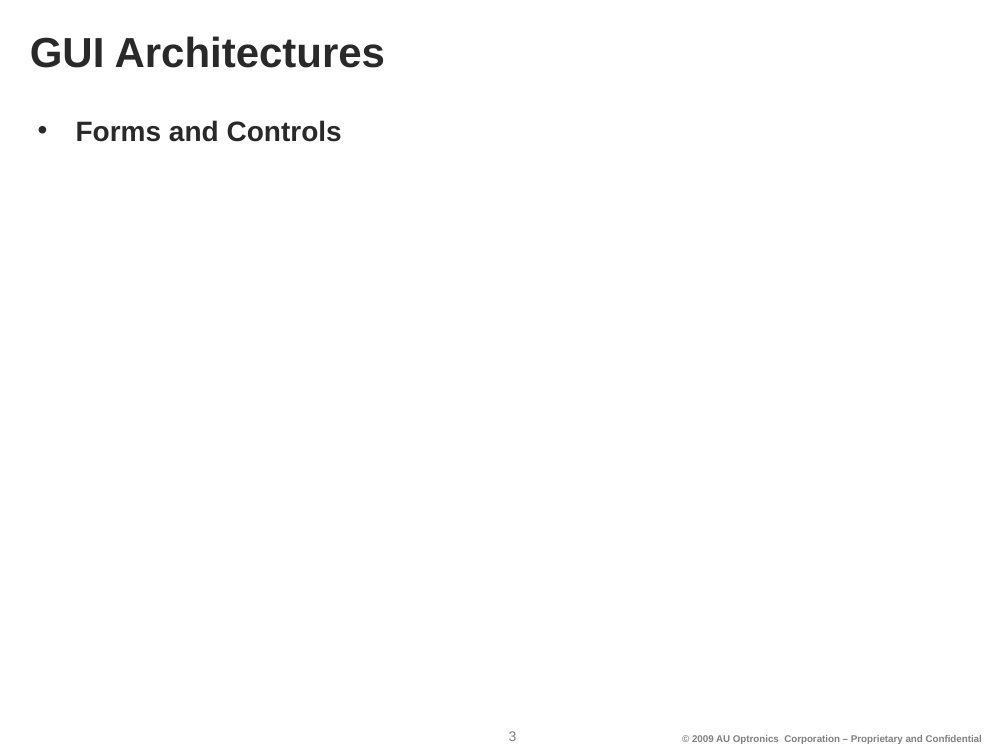
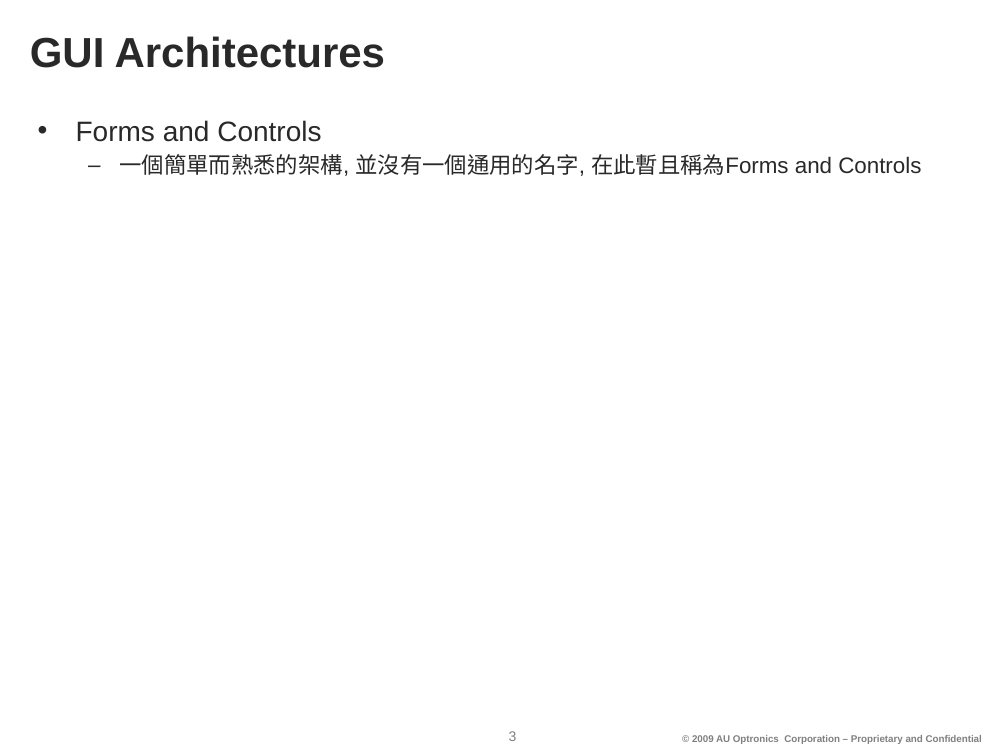
Before and after one commit to sky4s/mygoodjob, a slide deck: slide 3 of my doc/files/ppt/2010-09-30_WeeklyReport.pptx. Drawn at 1008x756 pixels with LibreOffice and Linux fonts; fonts in the diff are those of the drawing; background and template pictures are left out. Boxes give left, top, right and bottom in pixels: in the first picture for what was removed or moved away, otherwise in the second. Text is boxed around its words. In the diff, an @@ line names an element or a change of style, - is before the commit and + after.

```diff
--- a/my doc/files/ppt/2010-09-30_WeeklyReport.pptx
+++ b/my doc/files/ppt/2010-09-30_WeeklyReport.pptx
@@ text at [76, 120, 321, 142]: bold off in "Forms and Controls" @@
@@ text at [120, 154, 921, 176]: paragraph added @@
+  – 一個簡單而熟悉的架構, 並沒有一個通用的名字, 在此暫且稱為Forms and Controls
```
Also in this commit, not shown: 2 other slides changed, 1 slide added, 1 slide removed.
